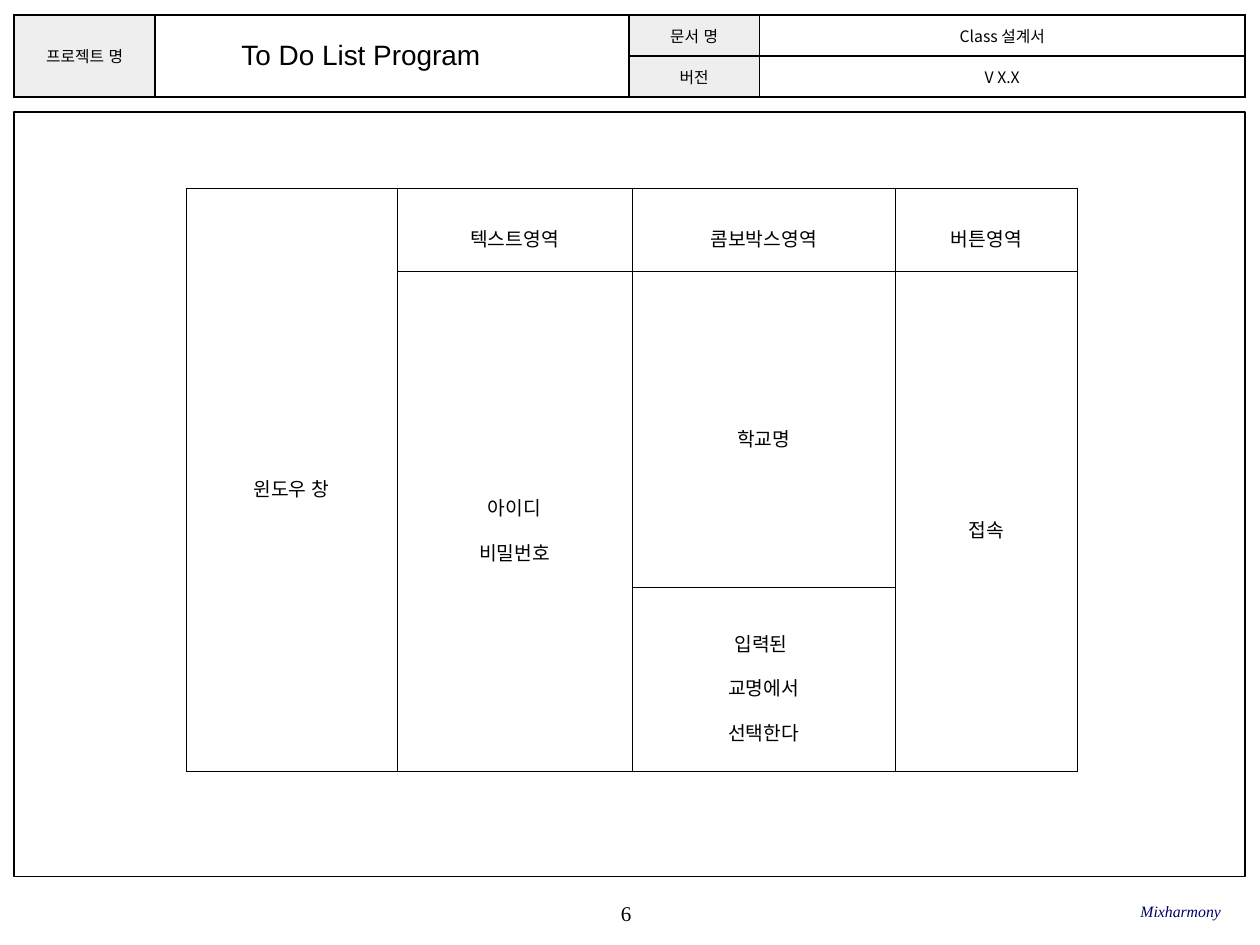
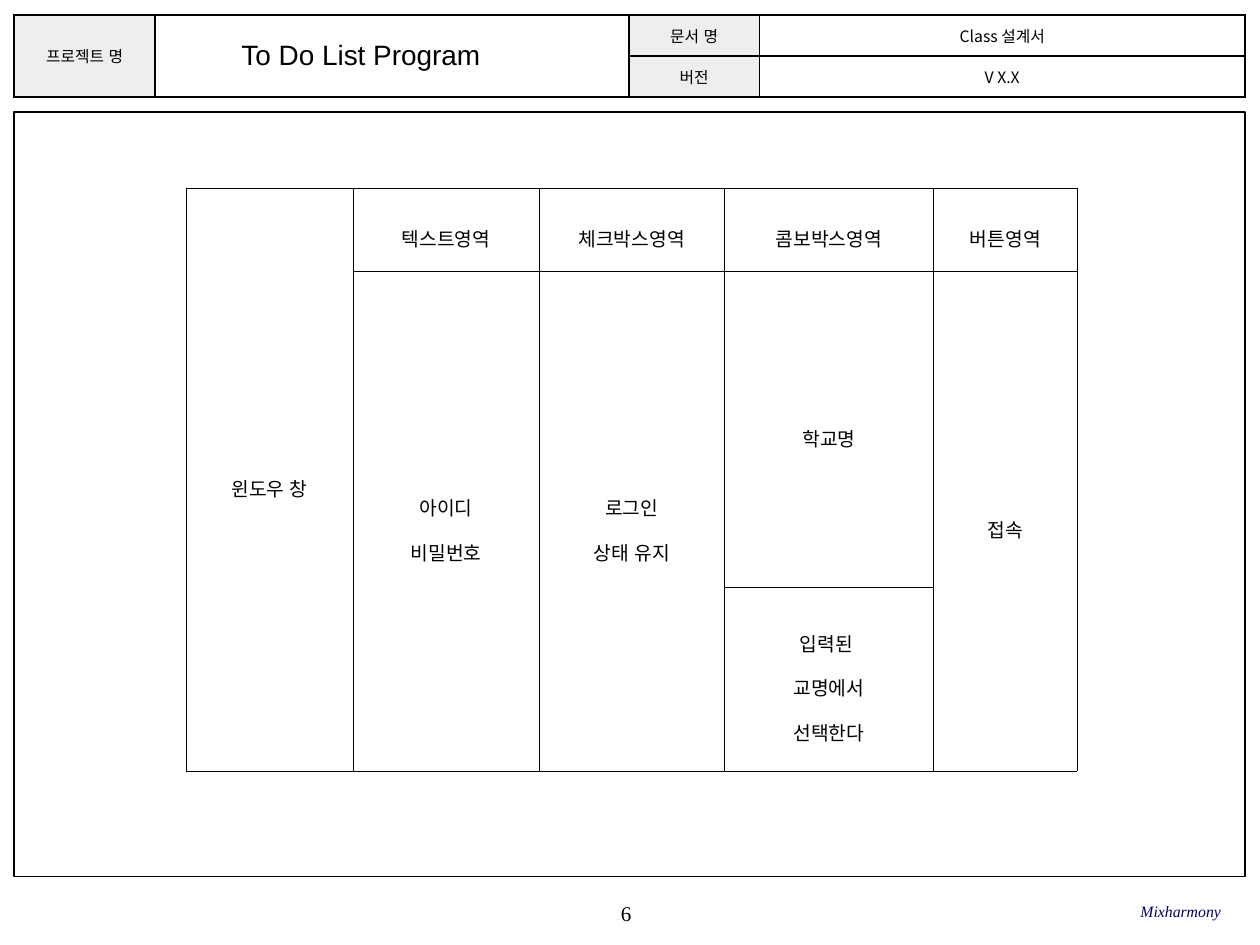
Before and after one commit to SE-admin/SE2017_2_mixharmony, a slide deck: slide 6 of doc/3_ 설계서/Class Design.pptx. Drawn at 1260x945 pixels with LibreOffice and Linux fonts; fonts in the diff are those of the drawing; background and template pictures are left out. Boxes give left, top, right and bottom in pixels: in the first picture for what was removed or moved away, otherwise in the second. Text is boxed around its words. In the diff, an @@ line names an element or a change of style, - is before the commit and + after.

```diff
--- a/doc/3_ 설계서/Class Design.pptx
+++ b/doc/3_ 설계서/Class Design.pptx
@@ table at (x1=185, y1=189, x2=1076, y2=771) @@
+column 3: 체크박스영역 | 로그인 / 상태 유지 | 
```
Also in this commit, not shown: 3 other slides changed.
